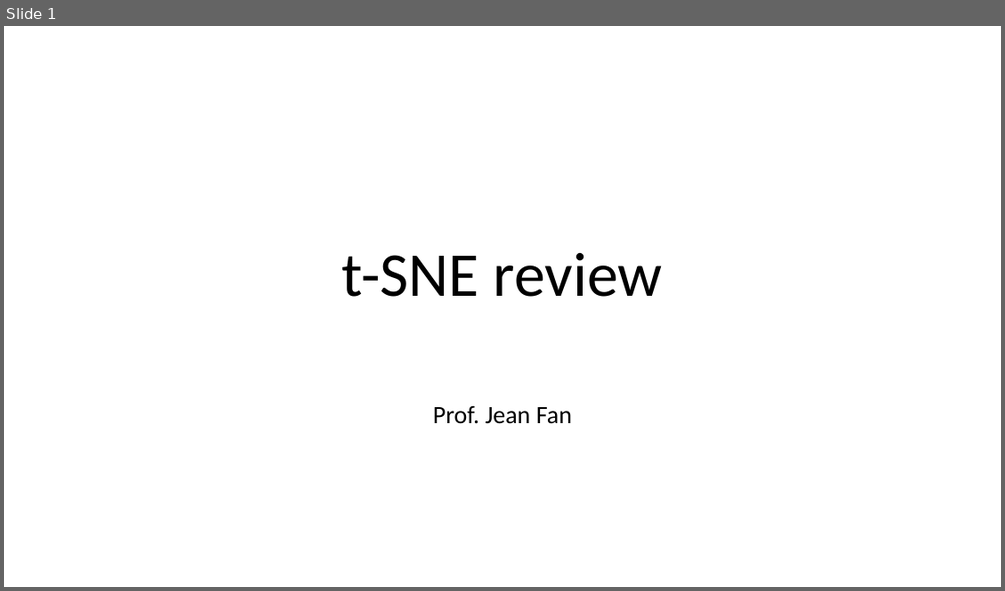
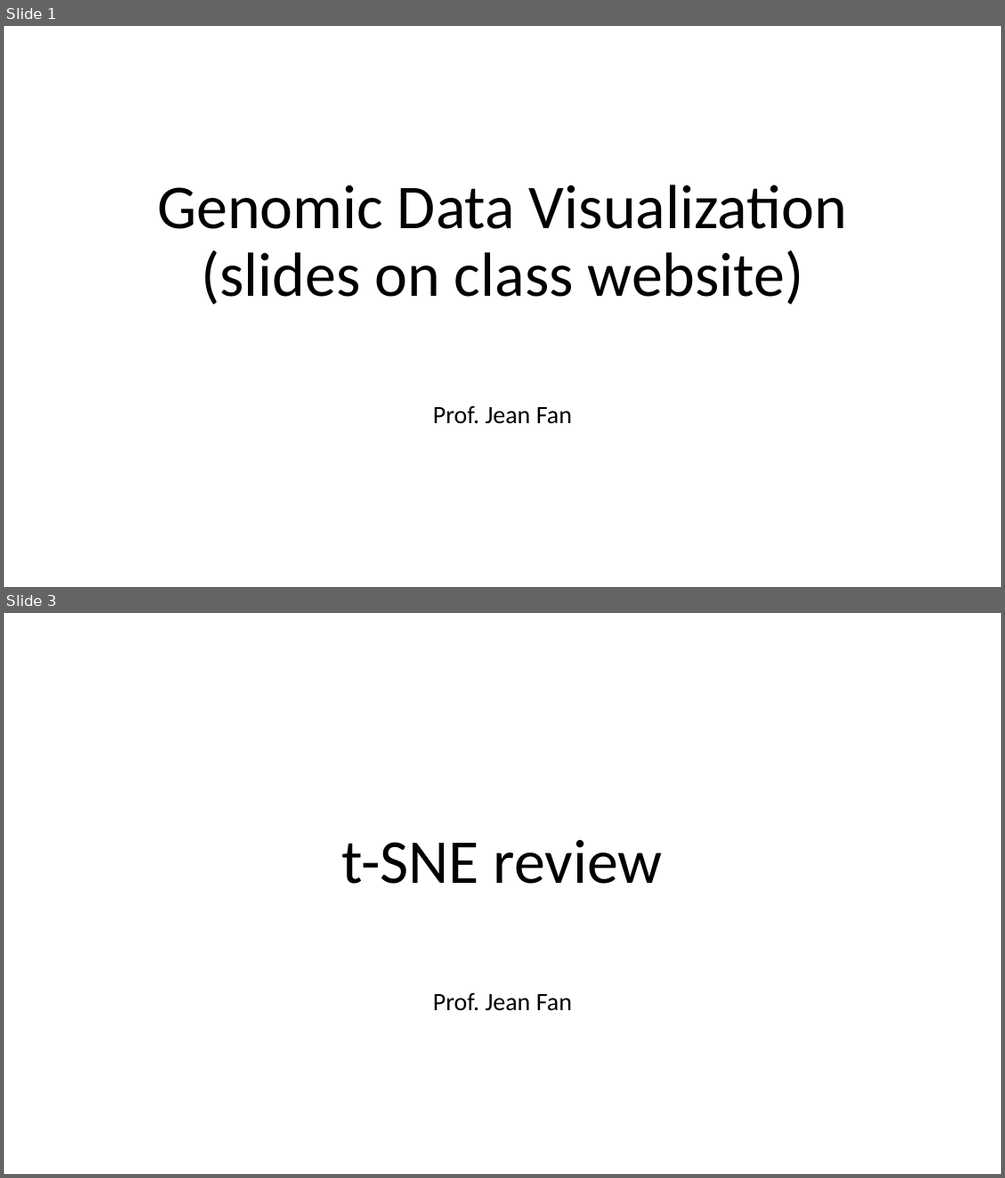
Before and after one commit to JEFworks-Lab/genomic-data-visualization-2023, a slide deck: resources/notes/genomic-data-visualization-Lesson_6.pptx. Shown one above the other, each under a label of ours: slide 1 before the commit, slides 1 and 3 after it; the slides between them are not shown. The pictures are 1005x591 and 1005x1178 pixels, drawn with LibreOffice and Linux fonts; fonts in the diff are those of the drawing. Boxes give left, top, right and bottom in pixels: in the first picture for what was removed or moved away, otherwise in the second. Text is boxed around its words. In the diff, an @@ line names an element or a change of style, - is before the commit and + after.

```diff
--- a/resources/notes/genomic-data-visualization-Lesson_6.pptx
+++ b/resources/notes/genomic-data-visualization-Lesson_6.pptx
@@ slide 1 added at box(4, 26, 1001, 587), background #FFFFFF @@
@@ title added at box(157, 184, 847, 305), 60 pt, text #000000 @@
+Genomic Data Visualization
+(slides on class website)
@@ subtitle added at box(433, 406, 572, 424), 24 pt, text #000000 @@
+Prof. Jean Fan
@@ what was slide 1 is now slide 3 @@
```
Also in this commit, not shown: 18 slides changed, 1 other slide added, 3 other files.
